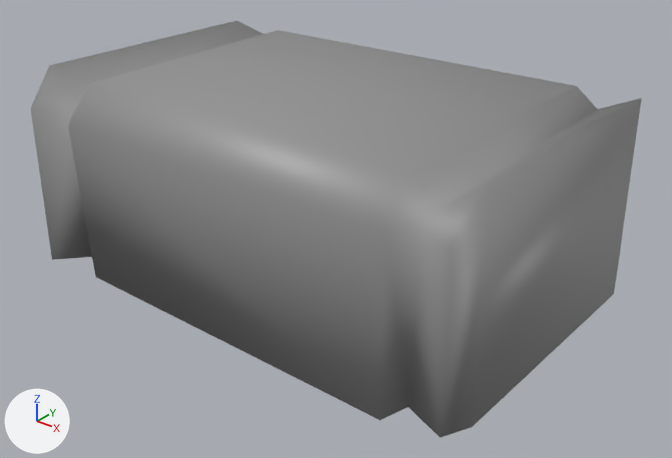
Renders of the glTF model Meshes/Obstacles/Benstlk/Beanstlk_HayShape.gltf from each side of a commit.
Rendered twice from a camera (50 mm lens) standing at (0.895, -1.158, 0.762) and looking at (0.029, -0.076, 0.091). The lights are fixed; the arrows at lower left show +X, +Y and +Z. Vertices at the same position are counted once.

Before the edit, the objects in view are built like this:
```python
me_beanstlk_hayshape = bpy.data.meshes.new('Beanstlk_HayShape')
me_beanstlk_hayshape.from_pydata(...)  # 36 vertices, 68 faces; spans x -0.415..0.415, y -0.343..0.229, z -0.015..0.334
me_beanstlk_hayshape.materials.append(mat_beans_hay)  # grey #959595
ob_beanstlk_hayshape = bpy.data.objects.new('Beanstlk_HayShape', me_beanstlk_hayshape)
ob_beanstlk_hayshape.location = (0.0, 0.0, 0.0)
```
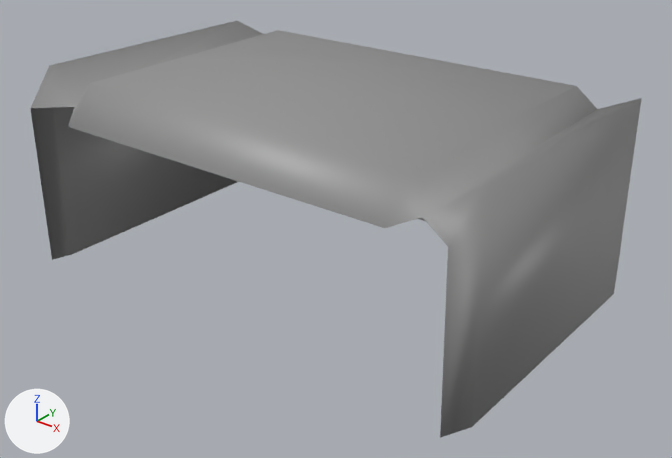
Location of each change, (x1, y1, x2, y2) in pixels of the pictures (672 x 458 px):
part 1 of me_beanstlk_hayshape, deleted: before (30, 107, 448, 437)

The edits, one by one:
me_beanstlk_hayshape is used by ob_beanstlk_hayshape; location (0.0, 0.0, 0.0).
me_beanstlk_hayshape had 36 vertices, 68 faces and spanned x -0.415..0.415, y -0.343..0.229, z -0.015..0.334.
me_beanstlk_hayshape now has 32 vertices, 44 faces and spans x -0.415..0.415, y -0.343..0.229, z -0.015..0.334.
Part 1, on me_beanstlk_hayshape:
4 vertices are removed from x -0.338..0.338, y -0.332..-0.298, z -0.011..0.011.
24 faces are deleted.
